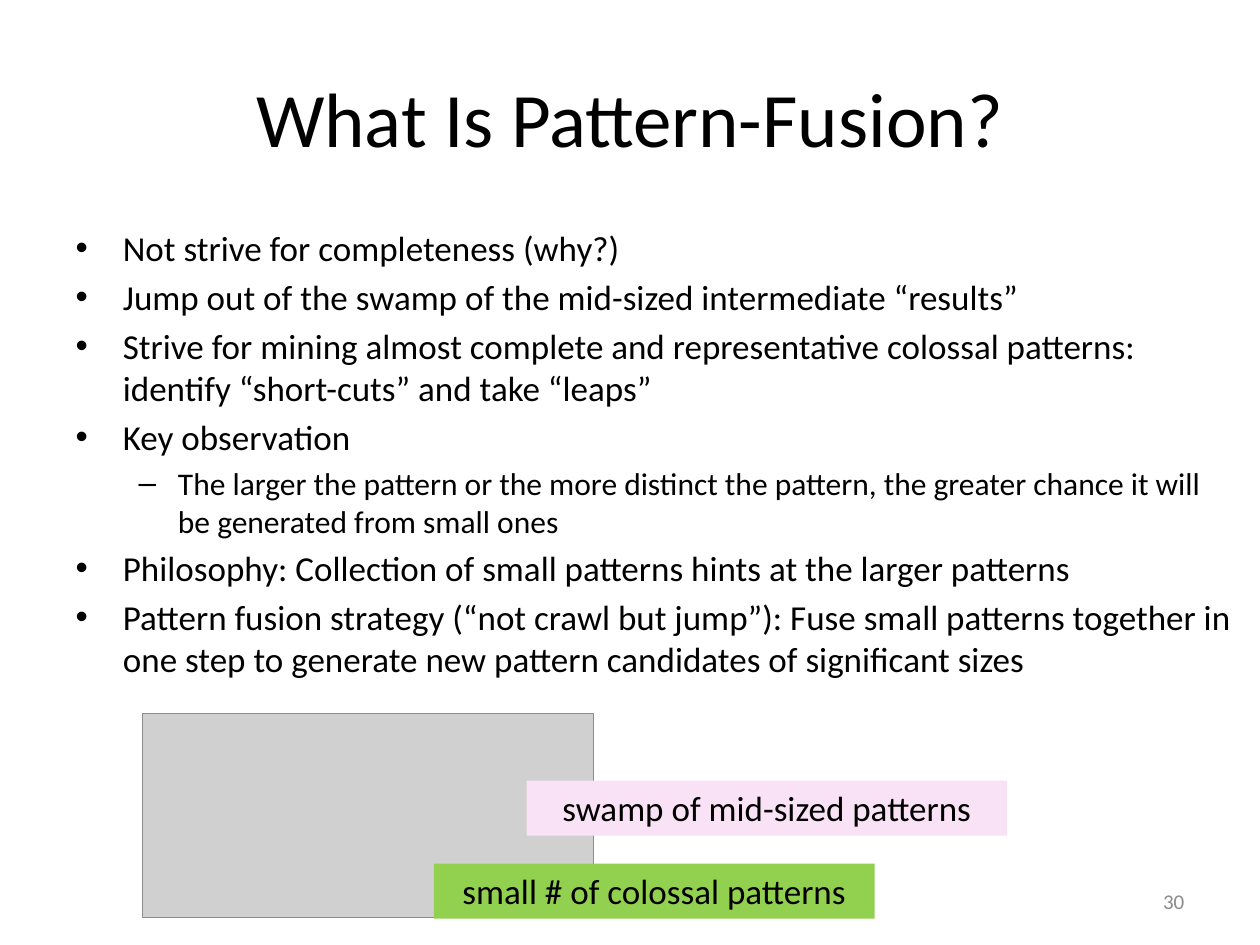
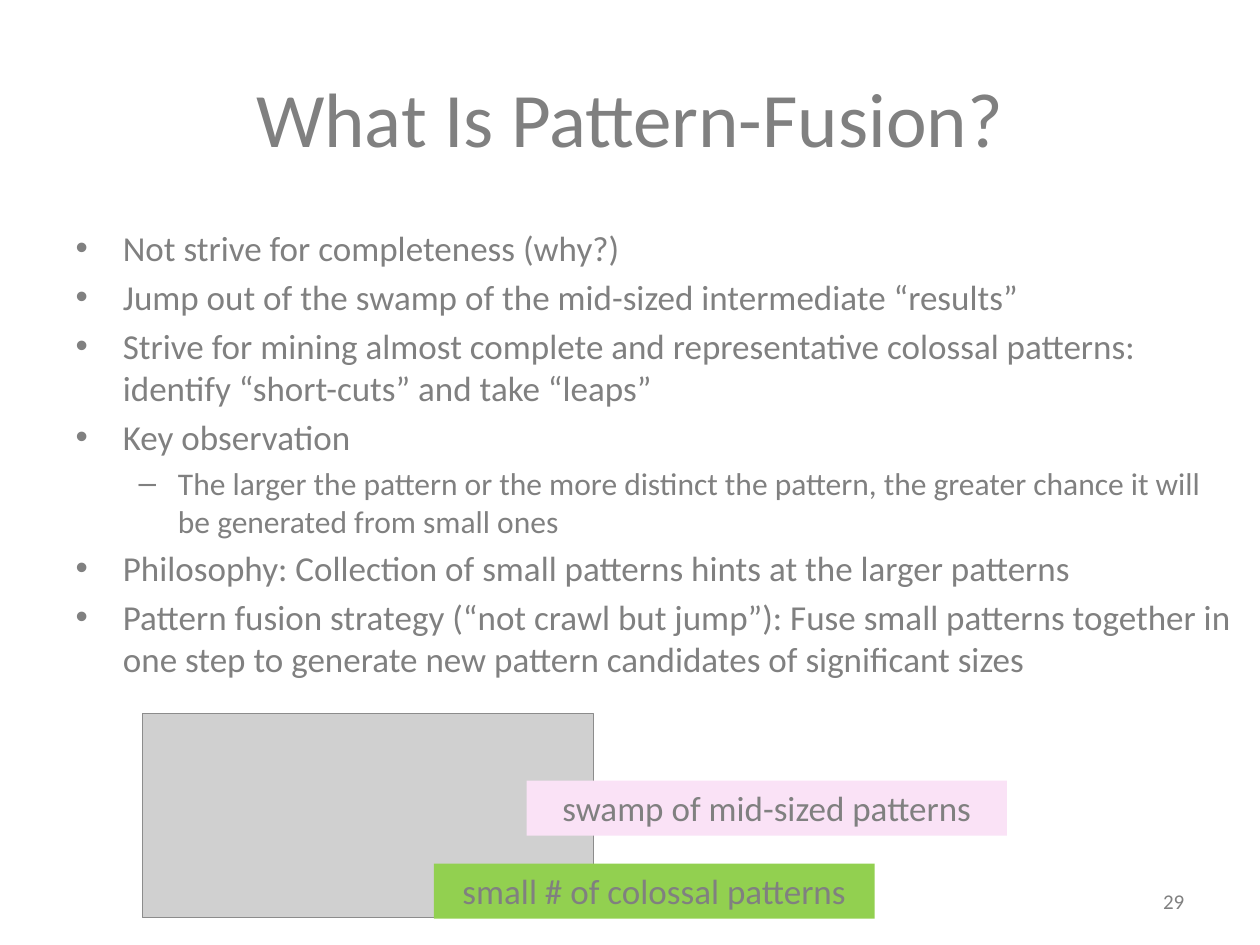
Before and after one commit to mjiang89/mjiang89.github.io, a slide deck: slide 29 of teaching/CS412Summer17-Chapter7.pptx (slide 30 before the commit). Drawn at 1260x945 pixels with LibreOffice and Linux fonts; fonts in the diff are those of the drawing; grey boxes stand for pictures. Boxes give left, top, right and bottom in pixels: in the first picture for what was removed or moved away, otherwise in the second. Text is boxed around its words. In the diff, an @@ line names an element or a change of style, - is before the commit and + after.

```diff
--- a/teaching/CS412Summer17-Chapter7.pptx
+++ b/teaching/CS412Summer17-Chapter7.pptx
@@ text colour #000000 to #808080 in 4 elements at <box>256,93,1003,148</box>, <box>123,235,1230,678</box>, <box>527,781,1007,837</box>, <box>433,863,874,919</box> @@
@@ page number at <box>1163,895,1184,909</box>: text changed; text colour #8C8C8C to #808080 @@
-30
+29
```
Also in this commit, not shown: 9 other slides changed, 1 slide removed, 4 other files.
